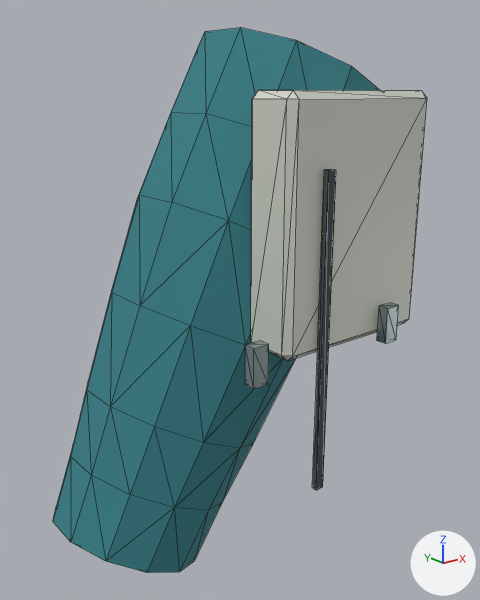
The glTF model Resource/Export/Modules/Outfit_Explorer_Female_Lean_Sleeve_R.glb as it was, and as the next commit left it.
Both versions are drawn from a camera (50 mm lens) standing at (-0.499, -0.31, 1.424) and looking at (-0.265, -0.017, 1.307). Arrows for +X, +Y and +Z are at lower right; the lights stay in place. The older version comes first. Mesh edges are drawn as thin lines. Vertices at exactly the same position are counted once.

Names of what the first picture shows: 'Outfit_Explorer_Female_Lean_Sleeve_R'.
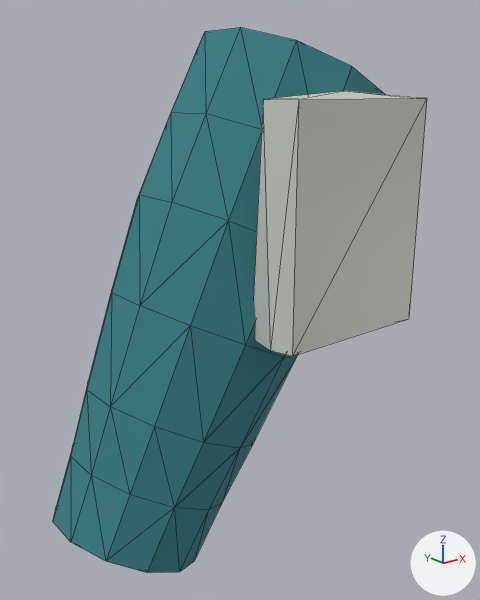
What differs and where, as boxes [x1, y1, x2, y2] in the pictures (480 x 600 px):
part 1 of me_outfit_explorer_female_lean_sleeve_r_mesh_001, deleted: before [245, 341, 269, 389]
part 2 of me_outfit_explorer_female_lean_sleeve_r_mesh_001, deleted: before [377, 303, 399, 344]
part 3 of me_outfit_explorer_female_lean_sleeve_r_mesh_001, deleted: before [312, 169, 336, 490]
part 4 of me_outfit_explorer_female_lean_sleeve_r_mesh_001, cut back: before [251, 90, 427, 361]; after [254, 91, 419, 356]

The change, as a list of edits to the scene's bpy script:
```text
Change me_outfit_explorer_female_lean_sleeve_r_mesh_001:
    used by ob_outfit_explorer_female_lean_sleeve_r; location = (0.0, 0.0, 0.0)
    remove me_outfit_explorer_female_lean_sleeve_r_mesh_001.from_pydata(...)  # 132 vertices, 241 faces; spans x -0.379..-0.157, y -0.095..0.062, z 1.151..1.457
    add me_outfit_explorer_female_lean_sleeve_r_mesh_001.from_pydata(...)  # 97 vertices, 183 faces; spans x -0.379..-0.157, y -0.086..0.062, z 1.151..1.457
    me_outfit_explorer_female_lean_sleeve_r_mesh_001 part 1: the loose piece of 8 vertices spanning x -0.319..-0.31, y -0.095..-0.089, z 1.294..1.314 is deleted
    me_outfit_explorer_female_lean_sleeve_r_mesh_001 part 2: the loose piece of 8 vertices spanning x -0.226..-0.217, y -0.095..-0.089, z 1.294..1.314 is deleted
    me_outfit_explorer_female_lean_sleeve_r_mesh_001 part 3: the loose piece of 8 vertices spanning x -0.27..-0.265, y -0.09..-0.087, z 1.218..1.389 is deleted
    me_outfit_explorer_female_lean_sleeve_r_mesh_001 part 4
    12 vertices are removed from x -0.29..-0.19, y -0.082..-0.054, z 1.295..1.425
    35 faces are deleted
    6 vertices move from x -0.29..-0.19, y -0.082..-0.054, z 1.295..1.425 to x -0.29..-0.19, y -0.074..-0.054, z 1.295..1.425
    1 vertex is added at (-0.19, -0.066, 1.299)
    13 new faces join them, mat_ceramic (light grey #d4d8cd)
    remove me_outfit_explorer_female_lean_sleeve_r_mesh_001.materials.append(mat_fabric_seam)  # greyish blue #424d52
    remove me_outfit_explorer_female_lean_sleeve_r_mesh_001.materials.append(mat_fastener_titanium)  # grey #a8b6ba
```
